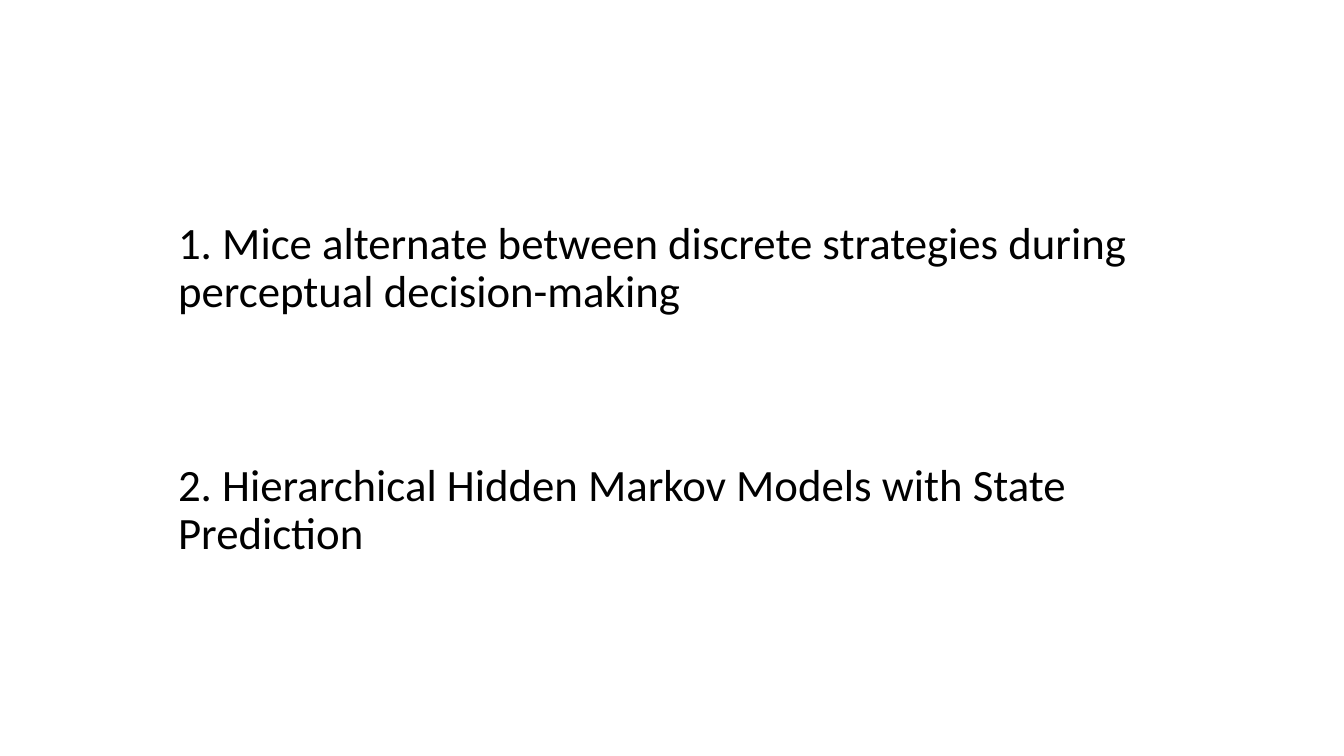
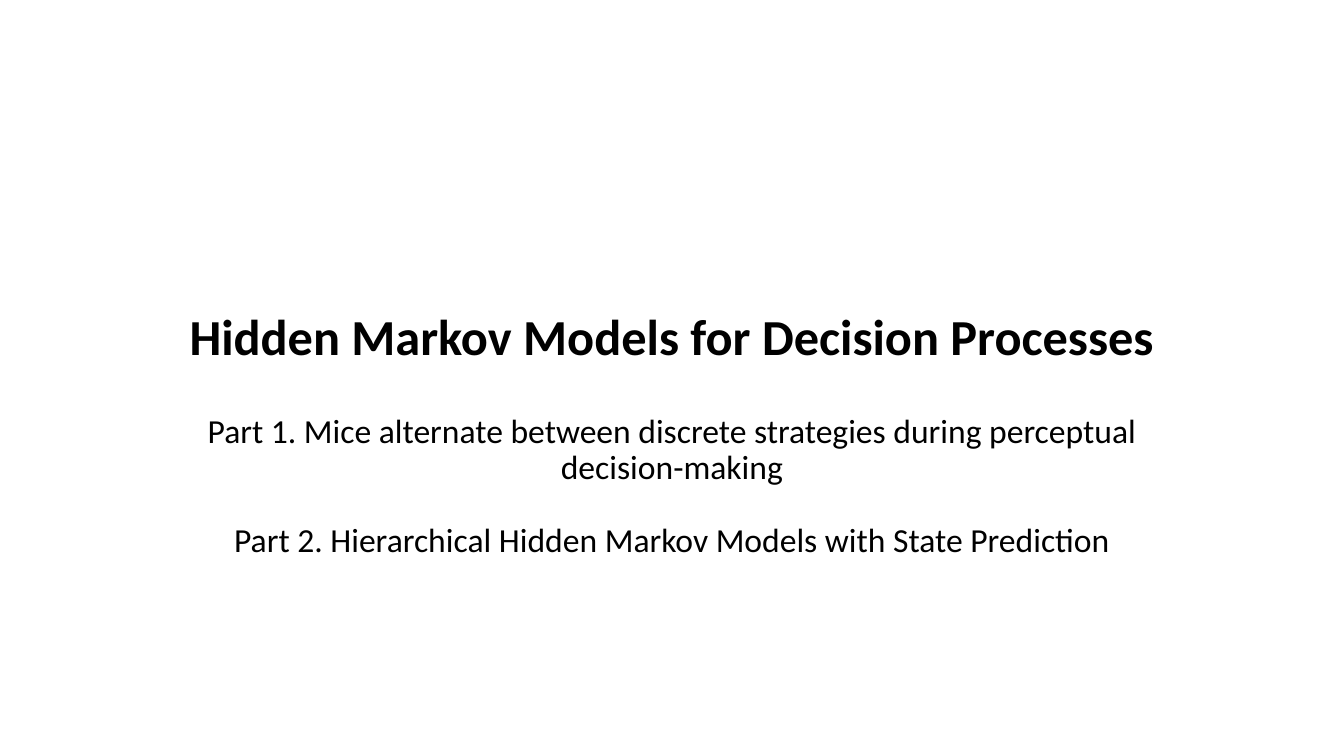
Before and after one commit to kmckee90/HMM_workshop_materials, a slide deck: slide 1 of HMM_decision_tasks.pptx. Drawn at 1344x756 pixels with LibreOffice and Linux fonts; fonts in the diff are those of the drawing. Boxes give left, top, right and bottom in pixels: in the first picture for what was removed or moved away, otherwise in the second. Text is boxed around its words. In the diff, an @@ line names an element or a change of style, - is before the commit and + after.

```diff
--- a/HMM_decision_tasks.pptx
+++ b/HMM_decision_tasks.pptx
@@ title at <box>190,319,1153,553</box>: text changed; size 32 to 24 pt @@
-1. Mice alternate between discrete strategies during perceptual decision-making
-2. Hierarchical Hidden Markov Models with State Prediction
+Hidden Markov Models for Decision Processes
+Part 1. Mice alternate between discrete strategies during perceptual decision-making
+Part 2. Hierarchical Hidden Markov Models with State Prediction
```
Also in this commit, not shown: 6 other slides changed, 3 slides added, 1 slide removed.
